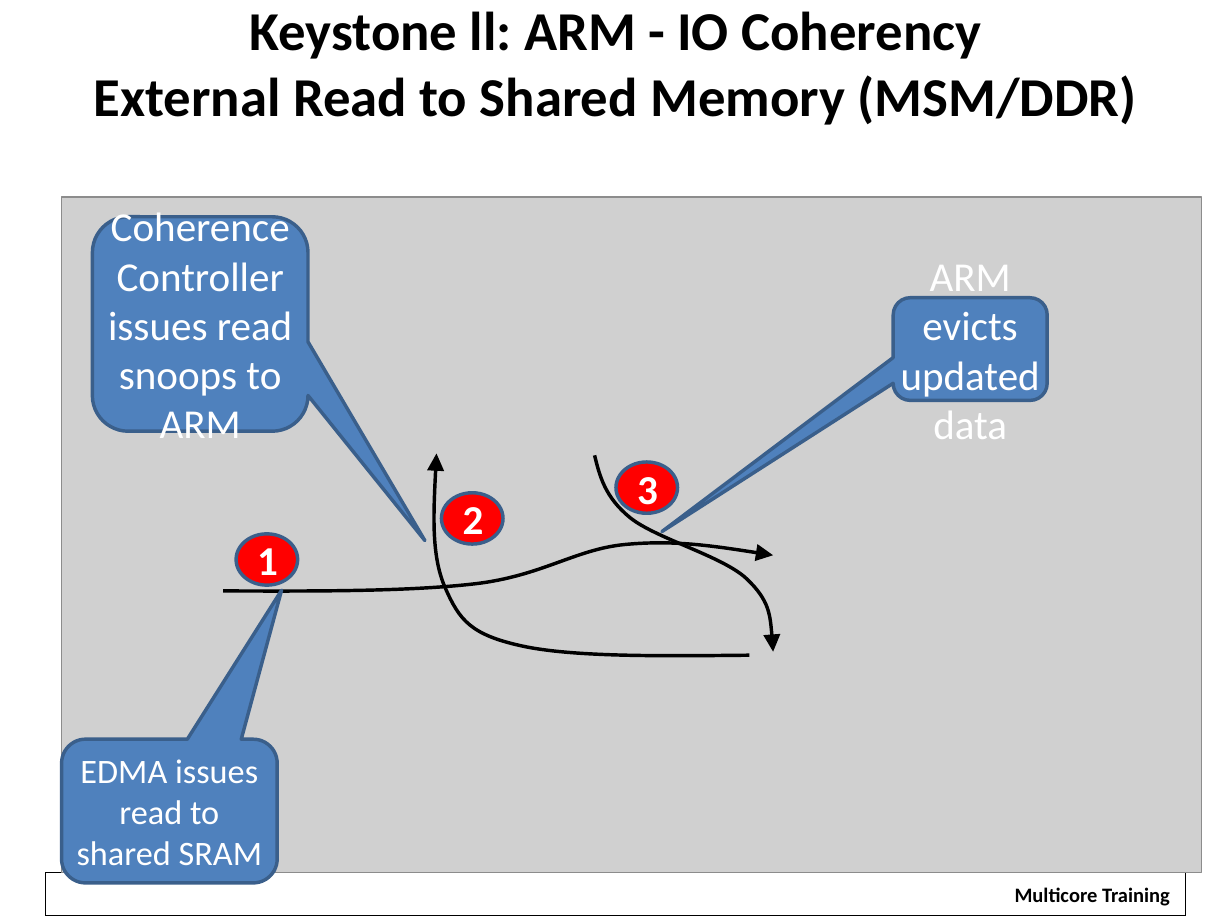
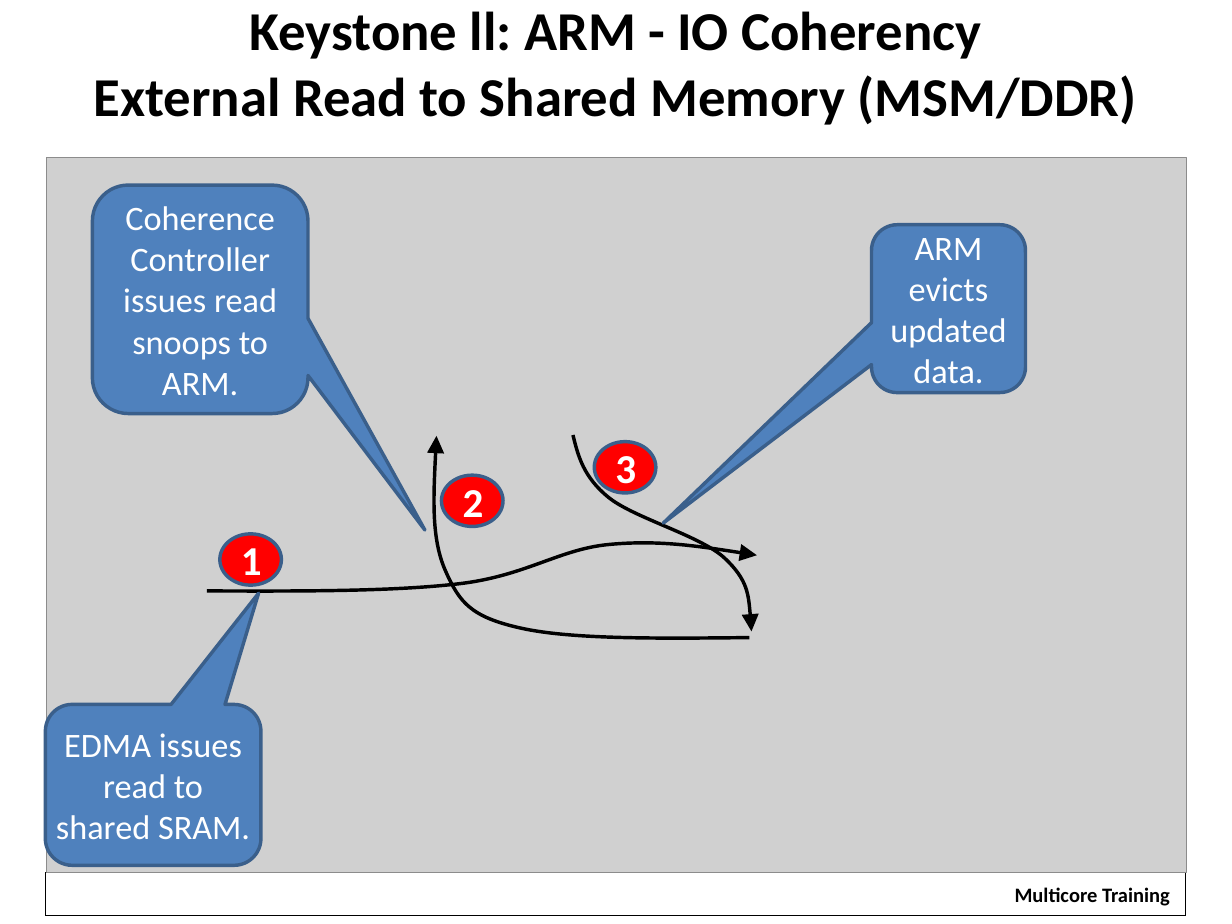
Before and after one commit to hari1989/keystone-workshop, a slide deck: slide 35 of preliminary/Working/presentations/KeyStoneII ARM Overview.pptx. Drawn at 1232x924 pixels with LibreOffice and Linux fonts; fonts in the diff are those of the drawing; grey boxes stand for pictures; background and template pictures are left out. Boxes give left, top, right and bottom in pixels: in the first picture for what was removed or moved away, otherwise in the second. Text is boxed around its words. In the diff, an @@ line names an element or a change of style, - is before the commit and + after.

```diff
--- a/preliminary/Working/presentations/KeyStoneII ARM Overview.pptx
+++ b/preliminary/Working/presentations/KeyStoneII ARM Overview.pptx
@@ picture: place and size @@
-picture at (62, 197, 1201, 872)
+picture at (47, 158, 1186, 872)
@@ rounded speech box "Coherence Controller issues read snoops ...": place and size @@
-rounded speech box "Coherence Controller issues read snoops ..." at (92, 217, 308, 431)
+rounded speech box "Coherence Controller issues read snoops ..." at (92, 185, 308, 413)
@@ text in rounded speech box at (123, 206, 277, 395): text changed; size 24 to 20 pt @@
-Coherence Controller issues read snoops to ARM
+Coherence Controller issues read snoops to ARM.
@@ rounded speech box "ARM evicts updated data." at (871, 224, 1025, 392): proportions changed @@
@@ rounded speech box "ARM evicts updated data.": place and size @@
-rounded speech box "ARM evicts updated data." at (893, 298, 1047, 400)
+rounded speech box "ARM evicts updated data." at (871, 224, 1025, 392)
@@ text in rounded speech box at (890, 238, 1006, 392): text changed; size 24 to 20 pt @@
-ARM evicts updated data
+ARM evicts updated data.
@@ freeform shape: place and size @@
-freeform shape at (431, 453, 749, 657)
+freeform shape at (431, 436, 749, 639)
@@ freeform shape: place and size @@
-freeform shape at (595, 456, 774, 652)
+freeform shape at (573, 435, 752, 631)
@@ ellipse "3": place and size @@
-ellipse "3" at (616, 462, 678, 514)
+ellipse "3" at (594, 442, 655, 494)
@@ ellipse "2": place and size @@
-ellipse "2" at (441, 493, 503, 545)
+ellipse "2" at (441, 476, 503, 527)
@@ ellipse "1": place and size @@
-ellipse "1" at (237, 533, 298, 585)
+ellipse "1" at (219, 533, 281, 585)
@@ freeform shape: place and size @@
-freeform shape at (223, 540, 772, 591)
+freeform shape at (207, 540, 756, 591)
@@ rounded speech box "EDMA issues read to shared ...": place and size @@
-rounded speech box "EDMA issues read to shared ..." at (62, 739, 277, 883)
+rounded speech box "EDMA issues read to shared ..." at (46, 705, 261, 866)
@@ rounded speech box "EDMA issues read to shared ..." at (46, 705, 261, 866): proportions changed @@
@@ text in rounded speech box at (56, 733, 250, 839): text changed @@
-EDMA issues read to shared SRAM
+EDMA issues read to shared SRAM.
```
Also in this commit, not shown: 23 other slides changed, 1 slide added, 1 slide removed.
